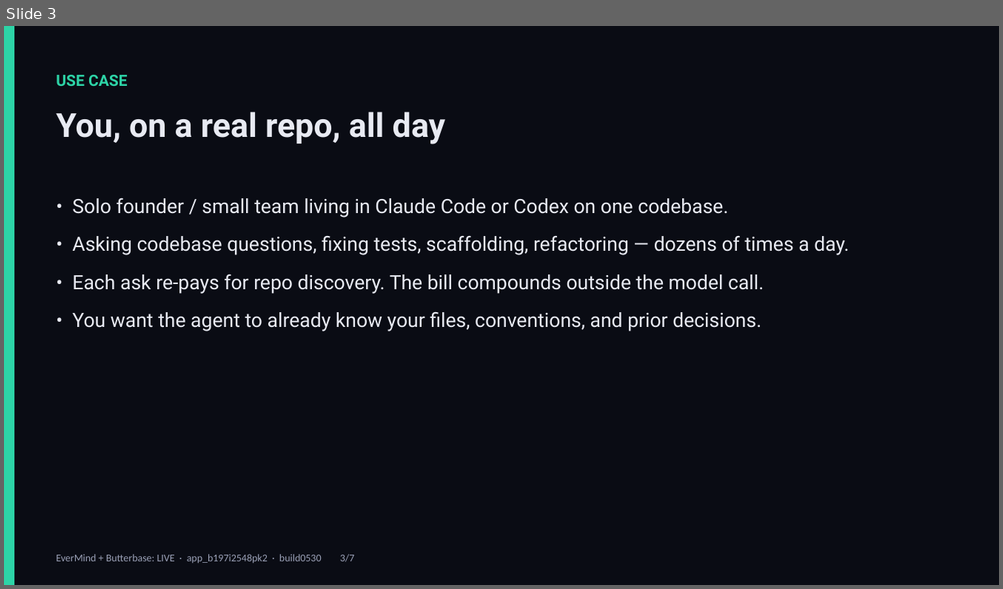
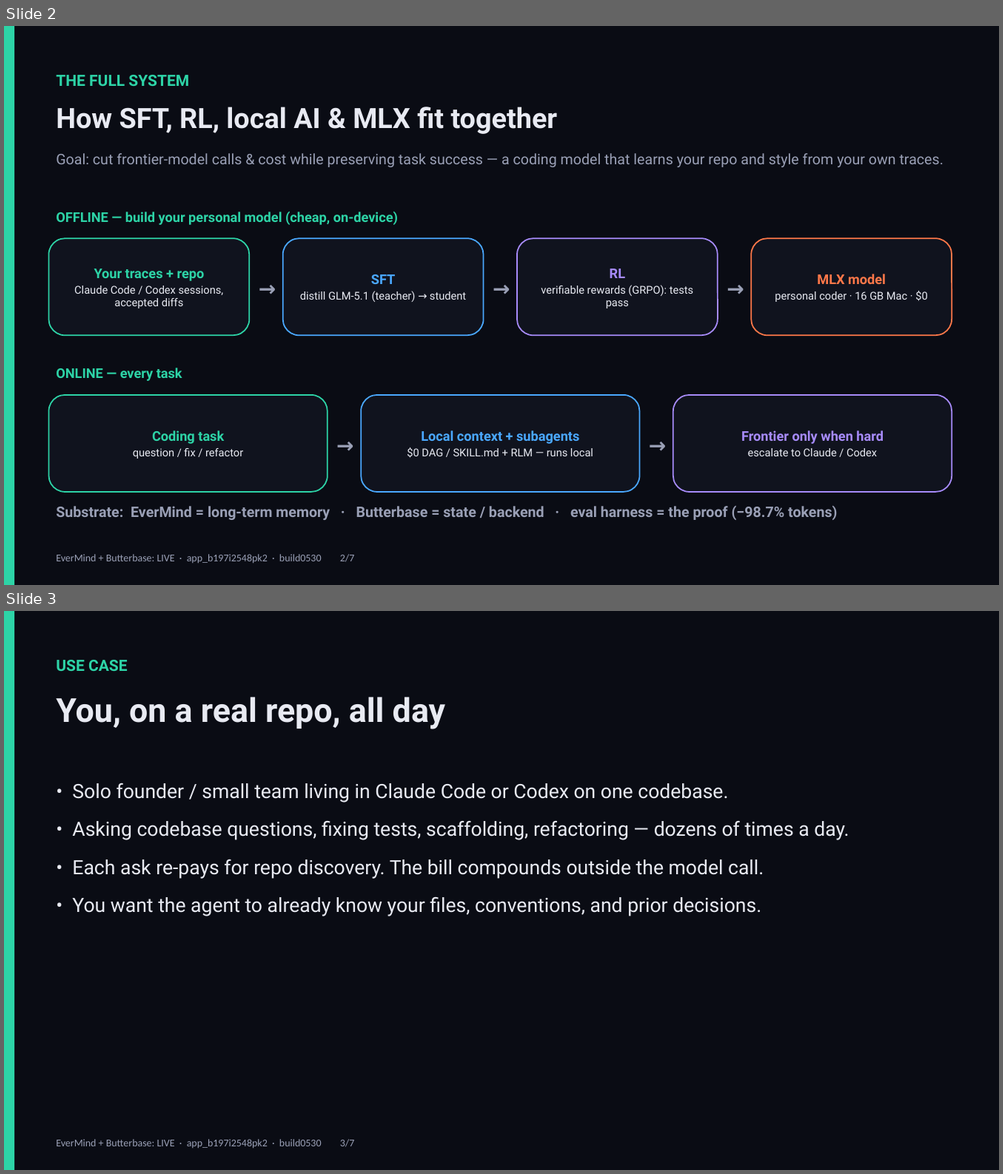
Before and after one commit to OCWC22/context-autopilot, a slide deck: demo/autopilot-slides.pptx. Shown one above the other, each under a label of ours: slide 3 before the commit, slides 2 and 3 after it. The pictures are 1003x589 and 1003x1174 pixels, drawn with LibreOffice and Linux fonts; fonts in the diff are those of the drawing. Boxes give left, top, right and bottom in pixels: in the first picture for what was removed or moved away, otherwise in the second. Text is boxed around its words. In the diff, an @@ line names an element or a change of style, - is before the commit and + after.

```diff
--- a/demo/autopilot-slides.pptx
+++ b/demo/autopilot-slides.pptx
@@ slide 2 added at bbox=[4, 26, 999, 585], background #FFFFFF @@
@@ rectangle added at bbox=[4, 26, 999, 585], fill #0A0C14 @@
@@ rectangle added at bbox=[4, 26, 14, 585], fill #2DD4A7 @@
@@ text added at bbox=[56, 75, 189, 86], 15 pt, text #2DD4A7, bold @@
+THE FULL SYSTEM
@@ text added at bbox=[56, 107, 558, 134], 27 pt, text #E8EAF2, bold @@
+How SFT, RL, local AI & MLX fit together
@@ text added at bbox=[56, 153, 943, 167], 14 pt, text #9AA0B6 @@
+Goal: cut frontier-model calls & cost while preserving task success — a coding model that learns your repo and style from your own traces.
@@ text added at bbox=[56, 212, 398, 225], 13 pt, text #2DD4A7, bold @@
+OFFLINE — build your personal model (cheap, on-device)
@@ rounded rectangle added at bbox=[48, 238, 250, 335], fill #10131E, outline #2DD4A7 1.25 pt, 10.5 pt, text #E8EAF2 @@
+Your traces + repo
+Claude Code / Codex sessions, accepted diffs
@@ rounded rectangle added at bbox=[283, 238, 484, 335], fill #10131E, outline #4AA8FF 1.25 pt, 10.5 pt, text #E8EAF2 @@
+SFT
+distill GLM-5.1 (teacher) → student
@@ rounded rectangle added at bbox=[518, 238, 718, 335], fill #10131E, outline #A78BFA 1.25 pt, 10.5 pt, text #E8EAF2 @@
+RL
+verifiable rewards (GRPO): tests pass
@@ rounded rectangle added at bbox=[751, 238, 951, 335], fill #10131E, outline #FF7849 1.25 pt, 10.5 pt, text #E8EAF2 @@
+MLX model
+personal coder · 16 GB Mac · $0
@@ text added at bbox=[251, 272, 281, 302], 20 pt, text #9AA0B6, bold @@
+→
@@ text added at bbox=[485, 272, 515, 302], 20 pt, text #9AA0B6, bold @@
+→
@@ text added at bbox=[720, 272, 749, 302], 20 pt, text #9AA0B6, bold @@
+→
@@ text added at bbox=[56, 368, 182, 381], 13 pt, text #2DD4A7, bold @@
+ONLINE — every task
@@ rounded rectangle added at bbox=[48, 395, 327, 492], fill #10131E, outline #2DD4A7 1.25 pt, 10.5 pt, text #E8EAF2 @@
+Coding task
+question / fix / refactor
@@ rounded rectangle added at bbox=[361, 395, 639, 492], fill #10131E, outline #4AA8FF 1.25 pt, 10.5 pt, text #E8EAF2 @@
+Local context + subagents
+$0 DAG / SKILL.md + RLM — runs local
@@ rounded rectangle added at bbox=[673, 395, 951, 492], fill #10131E, outline #A78BFA 1.25 pt, 10.5 pt, text #E8EAF2 @@
+Frontier only when hard
+escalate to Claude / Codex
@@ text added at bbox=[330, 429, 359, 459], 20 pt, text #9AA0B6, bold @@
+→
@@ text added at bbox=[641, 429, 671, 459], 20 pt, text #9AA0B6, bold @@
+→
@@ text added at bbox=[56, 506, 836, 520], 14 pt, text #9AA0B6, bold @@
+Substrate: EverMind = long-term memory · Butterbase = state / backend · eval harness = the proof (−98.7% tokens)
@@ text added at bbox=[56, 554, 355, 563], 10 pt, text #9AA0B6 @@
+EverMind + Butterbase: LIVE · app_b197i2548pk2 · build0530 2/7
```
Also in this commit, not shown: 1 slide changed, 1 slide removed, 1 other file.
